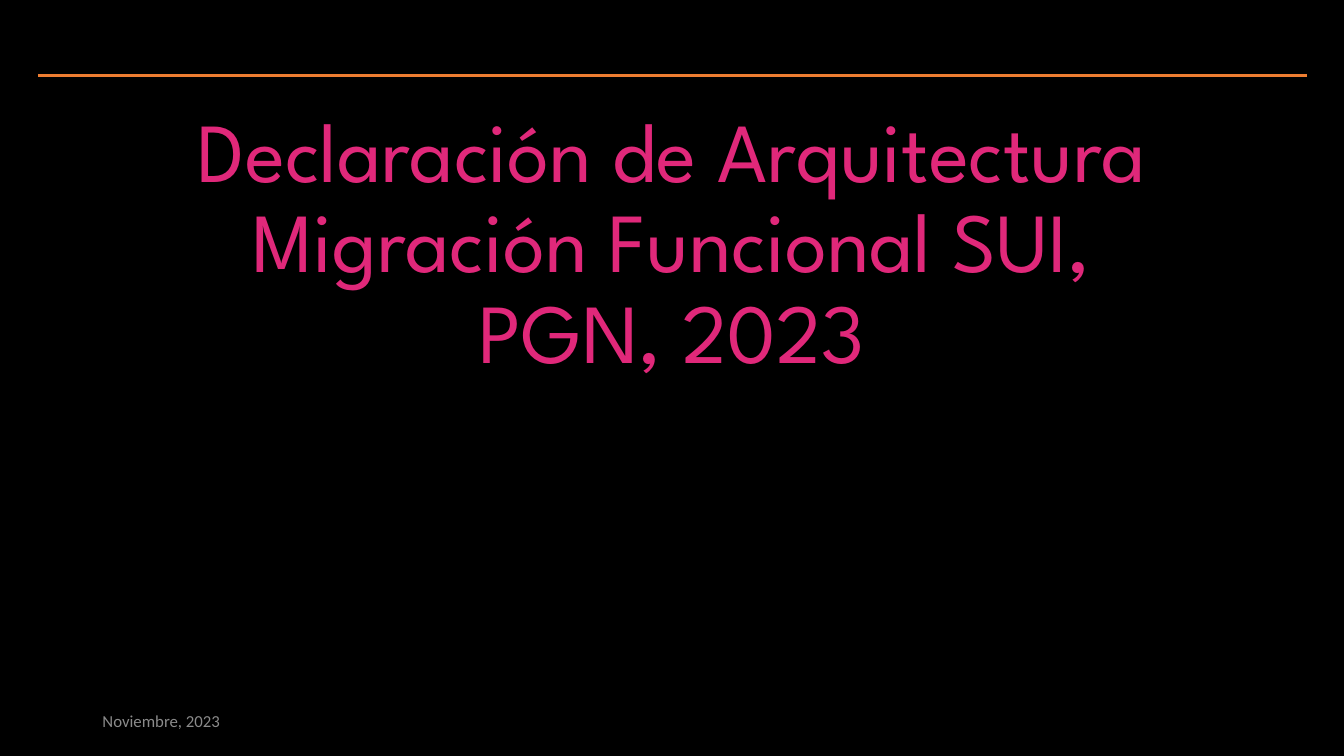
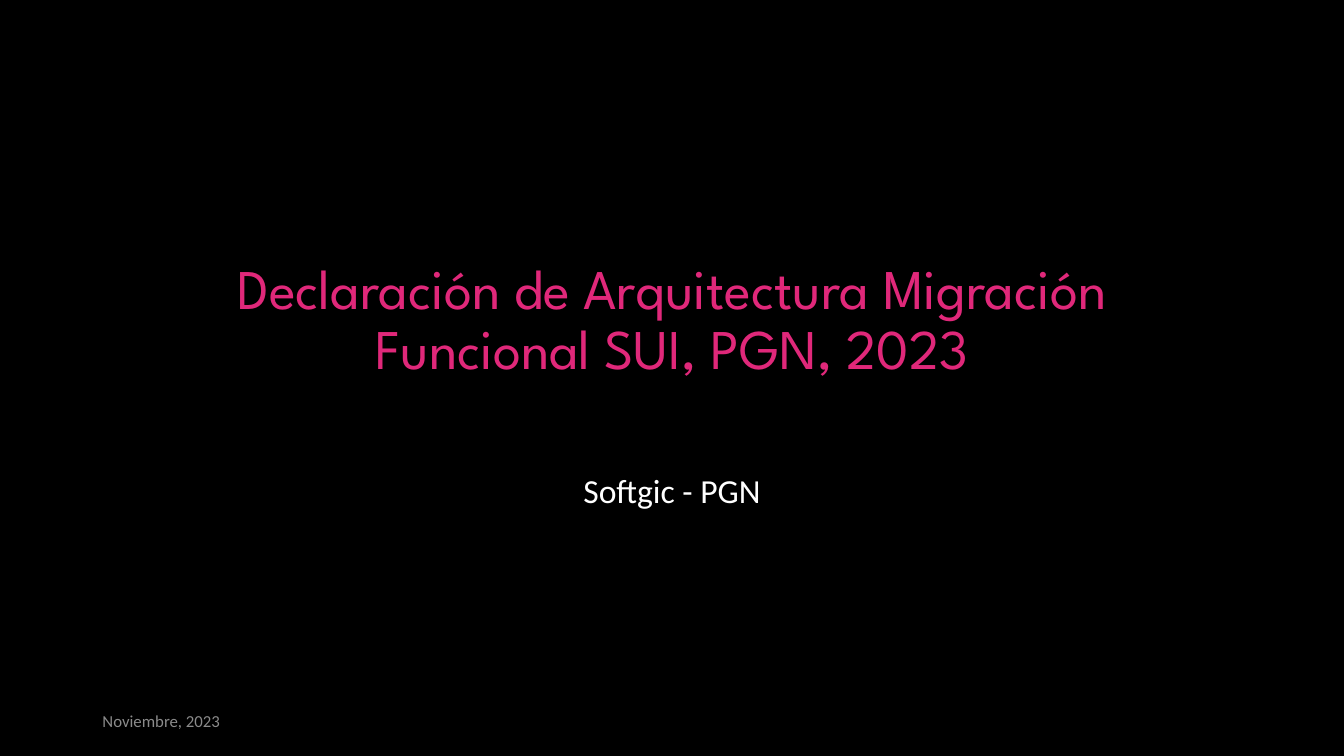
Before and after one commit to hwong23/pgn-078, a slide deck: slide 1 of content/pptxoutpt.pptx. Drawn at 1344x756 pixels with LibreOffice and Linux fonts; fonts in the diff are those of the drawing; background and template pictures are left out. Boxes give left, top, right and bottom in pixels: in the first picture for what was removed or moved away, otherwise in the second. Text is boxed around its words. In the diff, an @@ line names an element or a change of style, - is before the commit and + after.

Commit message:
pptx8

```diff
--- a/content/pptxoutpt.pptx
+++ b/content/pptxoutpt.pptx
@@ line removed from (38, 76) to (1308, 76) @@
@@ title "Declaración de Arquitectura Migración Funcional ..." at <box>237,270,1106,376</box>: size 60 to 40 pt @@
@@ subtitle "Softgic - PGN" at <box>583,480,760,509</box>: text colour #000000 to #FFFFFF @@
```
Also in this commit, not shown: 2 other files.
